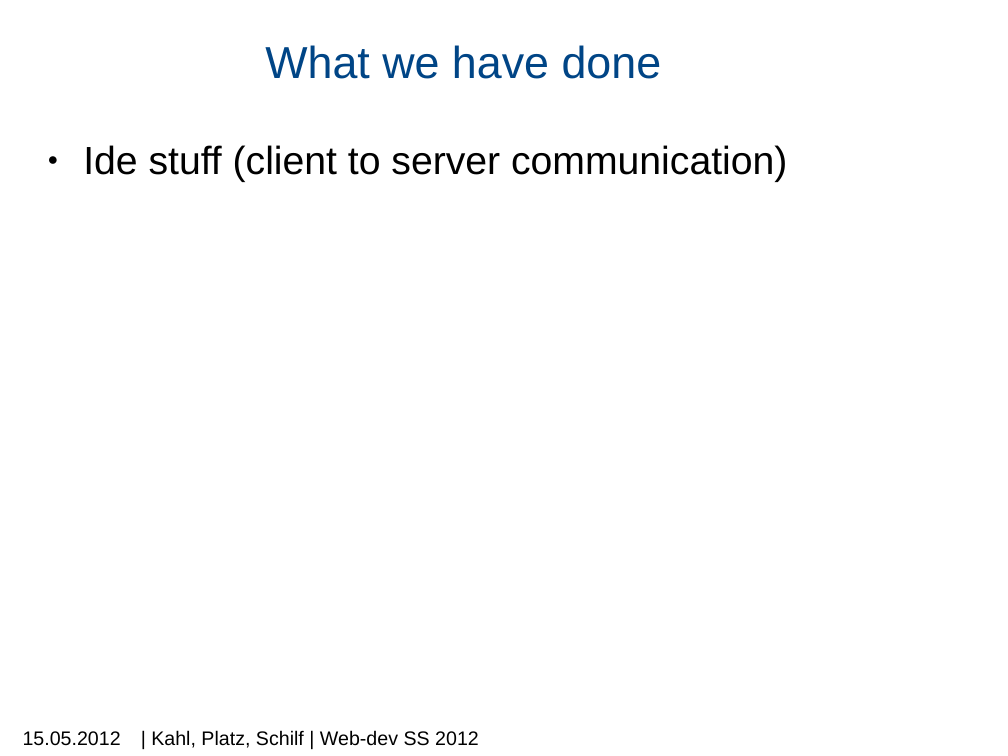
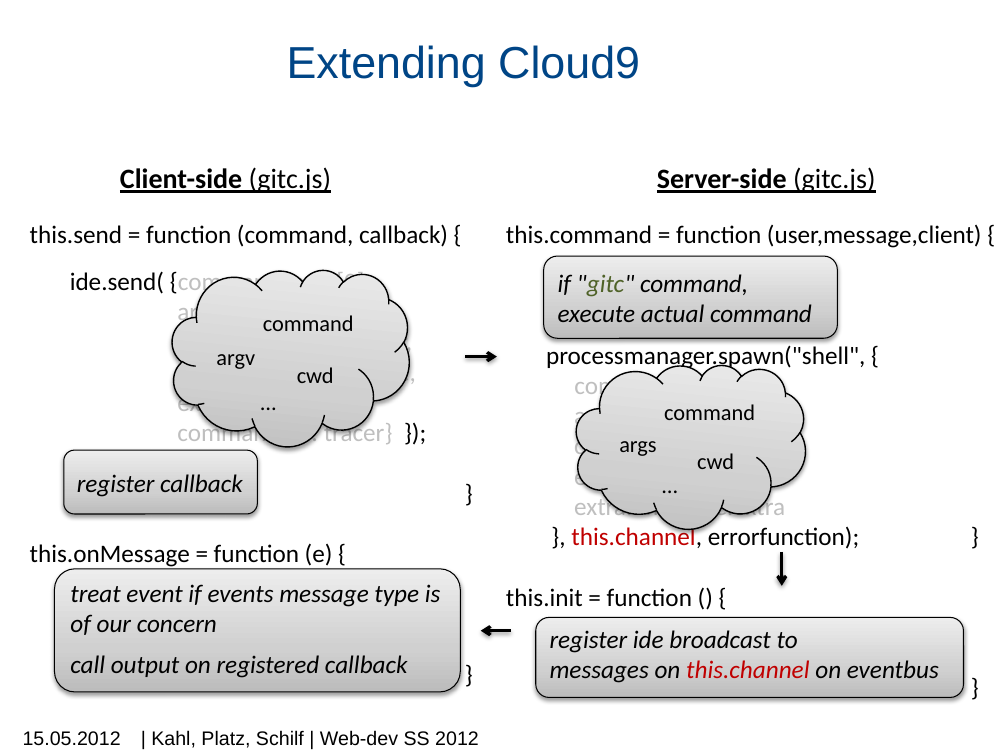
Before and after one commit to machisuji/webdev-spm, a slide deck: slide 12 of seminar/presentation/mps-c9.pptx (slide 11 before the commit). Drawn at 1008x756 pixels with LibreOffice and Linux fonts; fonts in the diff are those of the drawing; background and template pictures are left out. Boxes give left, top, right and bottom in pixels: in the first picture for what was removed or moved away, otherwise in the second. Text is boxed around its words. In the diff, an @@ line names an element or a change of style, - is before the commit and + after.

```diff
--- a/seminar/presentation/mps-c9.pptx
+++ b/seminar/presentation/mps-c9.pptx
@@ title at [287, 45, 640, 87]: text changed @@
-What we have done
+Extending Cloud9
@@ text removed at [83, 145, 787, 182] @@
-● Ide stuff (client to server communication)
@@ text added at [120, 167, 331, 193], 20 pt, text #000000, bold, underline @@
+Client-side (gitc.js)
@@ text added at [657, 167, 875, 193], 20 pt, text #000000, bold, underline @@
+Server-side (gitc.js)
@@ text added at [30, 224, 448, 569], 18 pt, text #BFBFBF @@
+this.send = function (command, callback) {
+ide.send( {command: argv[0],
+argv: argv,
+cwd: ide.workspaceDir,
+requireshandling: false,
+extra : {
+command_id: tracer} });
+}
+this.onMessage = function (e) {
+}
@@ text added at [506, 225, 982, 606], 18 pt, text #000000 @@
+this.command = function (user,message,client) {
+processmanager.spawn("shell", {
+command: args[0],
+args: args.slice(1),
+cwd: message.cwd,
+env: this.gitEnv,
+extra: message.extra
+}, this.channel, errorfunction); }
+this.init = function () {
+}
@@ rounded rectangle added at [543, 256, 837, 339], fill gradient #BDBDBD to #D1D1D1 to #EEEEEE, outline #000000 0.75 pt, 18 pt, text #000000, italic @@
+if "gitc" command,
+execute actual command
@@ arrow added from (465, 357) to (497, 357), #000000 2.25 pt @@
@@ group added at [163, 256, 418, 458]: 4 texts, 1 cloud @@
+command
+argv
+cwd
+…
@@ rounded rectangle added at [64, 451, 257, 514], fill gradient #BDBDBD to #D1D1D1 to #EEEEEE, outline #000000 0.75 pt, 18 pt, text #000000, italic @@
+register callback
@@ group added at [568, 351, 813, 539]: 4 texts, 1 cloud @@
+command
+args
+cwd
+…
@@ rounded rectangle added at [54, 569, 461, 691], fill gradient #BDBDBD to #D1D1D1 to #EEEEEE, outline #000000 0.75 pt, 18 pt, text #000000, italic @@
+treat event if events message type is of our concern
+call output on registered callback
@@ arrow added from (782, 551) to (782, 586), #000000 2.25 pt @@
@@ rounded rectangle added at [535, 618, 963, 698], fill gradient #BDBDBD to #D1D1D1 to #EEEEEE, outline #000000 0.75 pt, 18 pt, text #000000, italic @@
+register ide broadcast to
+messages on this.channel on eventbus
@@ arrow added from (511, 631) to (481, 631), #000000 2.25 pt @@
```
Also in this commit, not shown: 3 other slides changed, 3 slides added, 2 slides removed.
